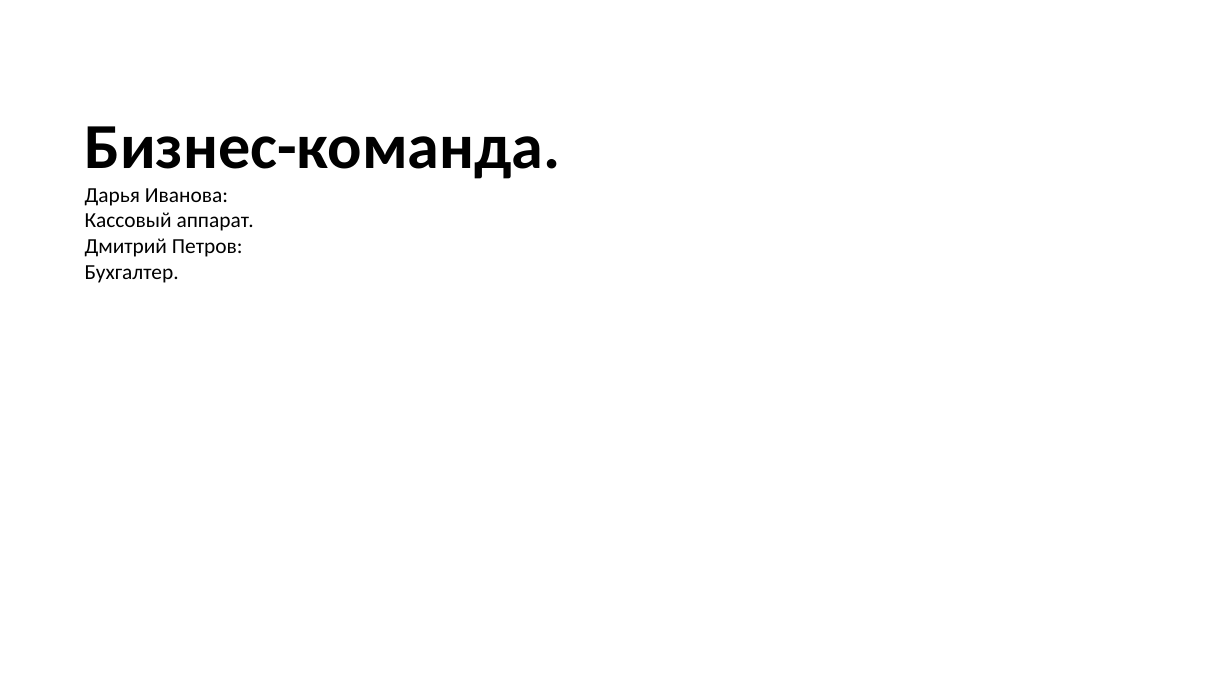
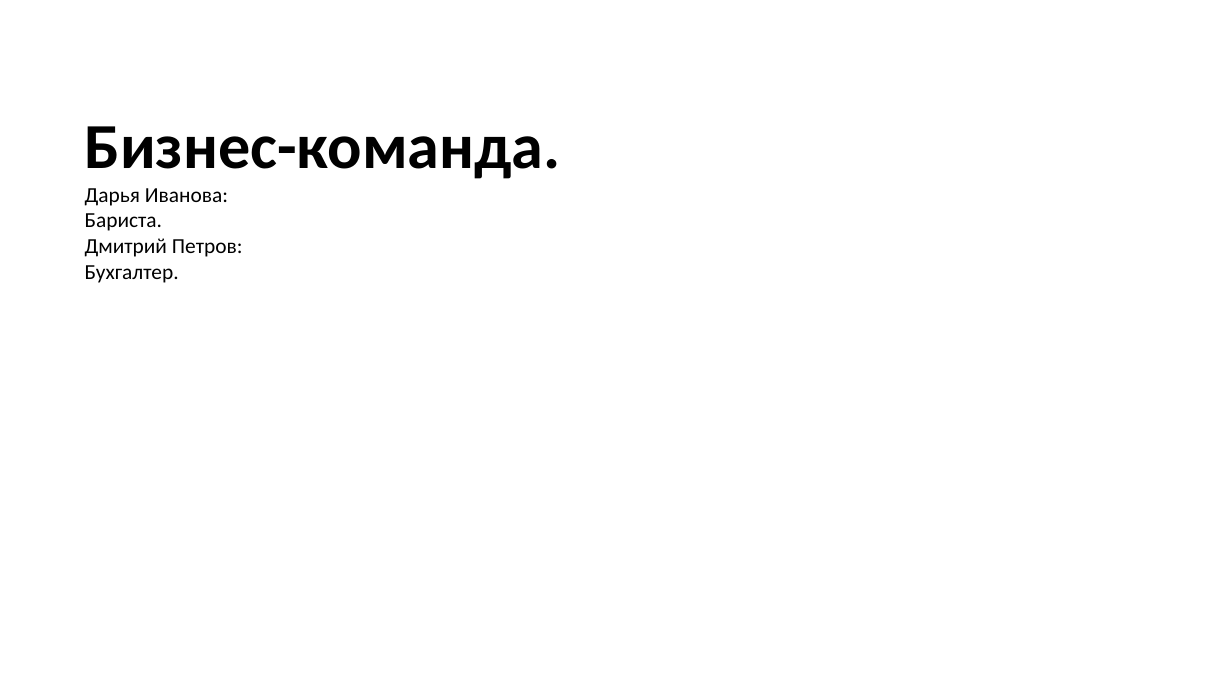
Before and after one commit to danila-zol/simpleslides, a slide deck: slide 7 of gen/test2.pptx (slide 6 before the commit). Drawn at 1232x693 pixels with LibreOffice and Linux fonts; fonts in the diff are those of the drawing. Boxes give left, top, right and bottom in pixels: in the first picture for what was removed or moved away, otherwise in the second. Text is boxed around its words. In the diff, an @@ line names an element or a change of style, - is before the commit and + after.

```diff
--- a/gen/test2.pptx
+++ b/gen/test2.pptx
@@ text at [85,188,243,283]: text changed @@
-Дарья Иванова:
-Кассовый аппарат.
-Дмитрий Петров:
-Бухгалтер.
+Дарья Иванова:
+Бариста.
+Дмитрий Петров:
+Бухгалтер.
```
Also in this commit, not shown: 8 other slides changed, 2 slides added, 1 slide removed, 3 other files.
